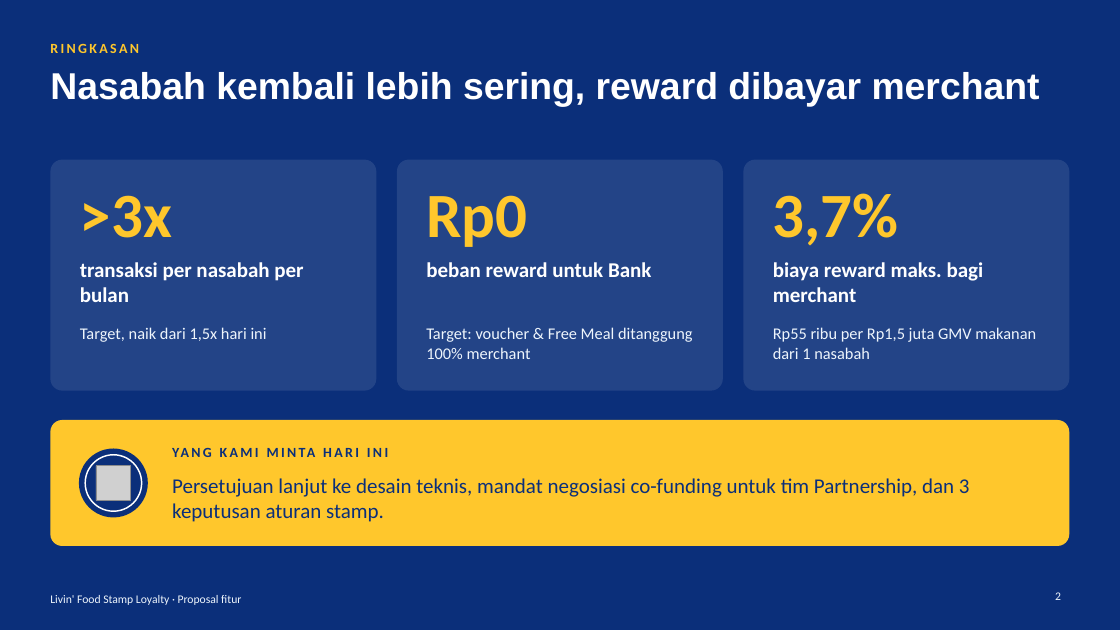
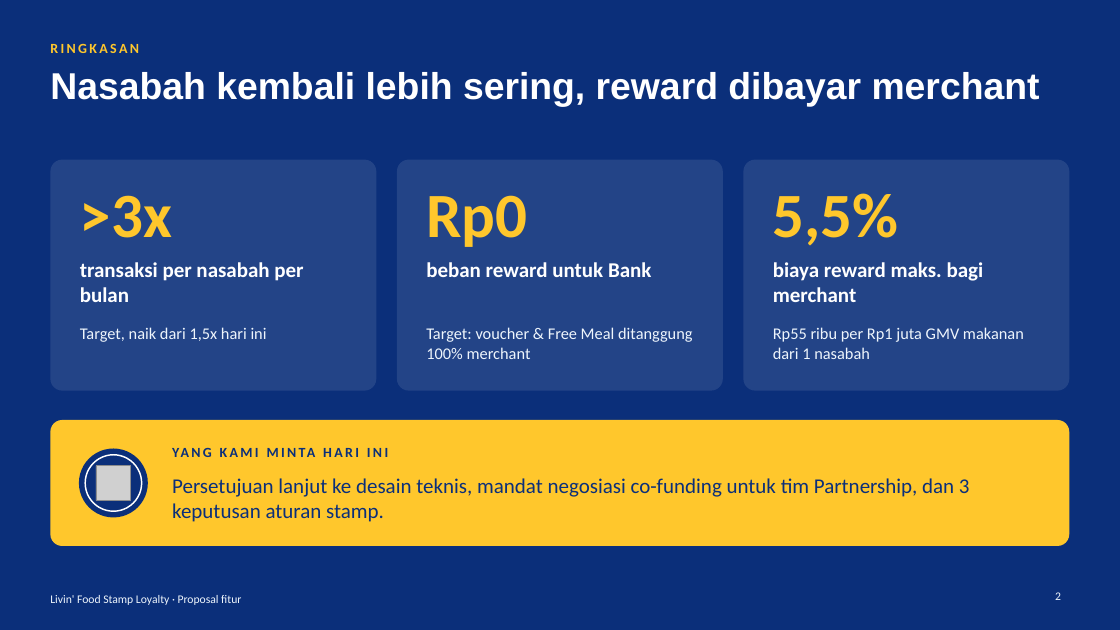
Before and after one commit to ZidaNeRP/livin-food-stamp-loyalty, a slide deck: slide 2 of presentasi/Livin-Food-Stamp-Loyalty.pptx. Drawn at 1120x630 pixels with LibreOffice and Linux fonts; fonts in the diff are those of the drawing; grey boxes stand for pictures. Boxes give left, top, right and bottom in pixels: in the first picture for what was removed or moved away, otherwise in the second. Text is boxed around its words. In the diff, an @@ line names an element or a change of style, - is before the commit and + after.

Commit message:
Set stamp threshold back to Rp100.000
- STAMP_VALUE is Rp100.000 again; UI text follows it.
- Demo carts: Rp85.000 (nudge, Rp15.000 short) and Rp220.000
  (2 stamps, Rp20.000 forfeited).
- Tests, README and the stakeholder deck updated to match
  (merchant reward cost back to 5,5% per Rp1 juta).

```diff
--- a/presentasi/Livin-Food-Stamp-Loyalty.pptx
+++ b/presentasi/Livin-Food-Stamp-Loyalty.pptx
@@ text at <box>773,193,899,245</box>: text changed @@
-3,7%
+5,5%
@@ text at <box>773,327,1024,359</box>: text changed @@
-Rp55 ribu per Rp1,5 juta GMV makanan dari 1 nasabah
+Rp55 ribu per Rp1 juta GMV makanan dari 1 nasabah
```
Also in this commit, not shown: 6 other slides changed, 4 other files.
